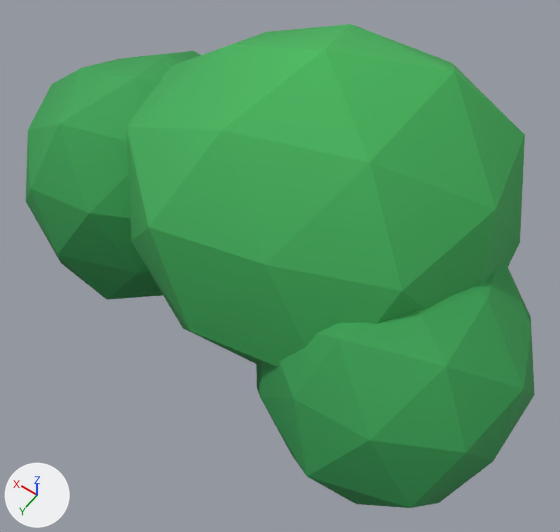
The glTF model modelos/parque/piezas/arbusto_B.glb, before and after one commit.
Camera for both pictures: a camera (50 mm lens) standing at (-0.629, 1.023, 1.637) and looking at (-0.007, 0.153, 0.268). Every picture has the same lights, and +X, +Y and +Z are marked at lower left. The picture after the commit comes second.

The older version as bpy lines, for what is in view:
```python
me_arbusto_b = bpy.data.meshes.new('arbusto_B')
me_arbusto_b.from_pydata(...)  # 126 vertices, 240 faces; spans x -0.604..0.73, y -0.418..0.518, z -0.021..0.752
me_arbusto_b.materials.append(mat_parque)
ob_arbusto_b = bpy.data.objects.new('arbusto_B', me_arbusto_b)
ob_arbusto_b.location = (0.0, 0.0, 0.0)
```
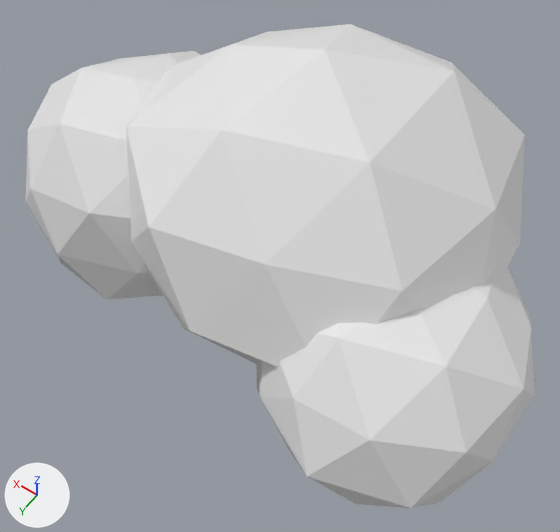
Changed parts and their boxes [x1, y1, x2, y2] in the pictures (560 x 532 px):
'arbusto_B', recoloured (green to white): [26, 24, 535, 508] in both

The change in detail:
me_arbusto_b has 126 vertices, 240 faces and spans x -0.604..0.73, y -0.418..0.518, z -0.021..0.752.
me_arbusto_b no longer uses material mat_parque.
